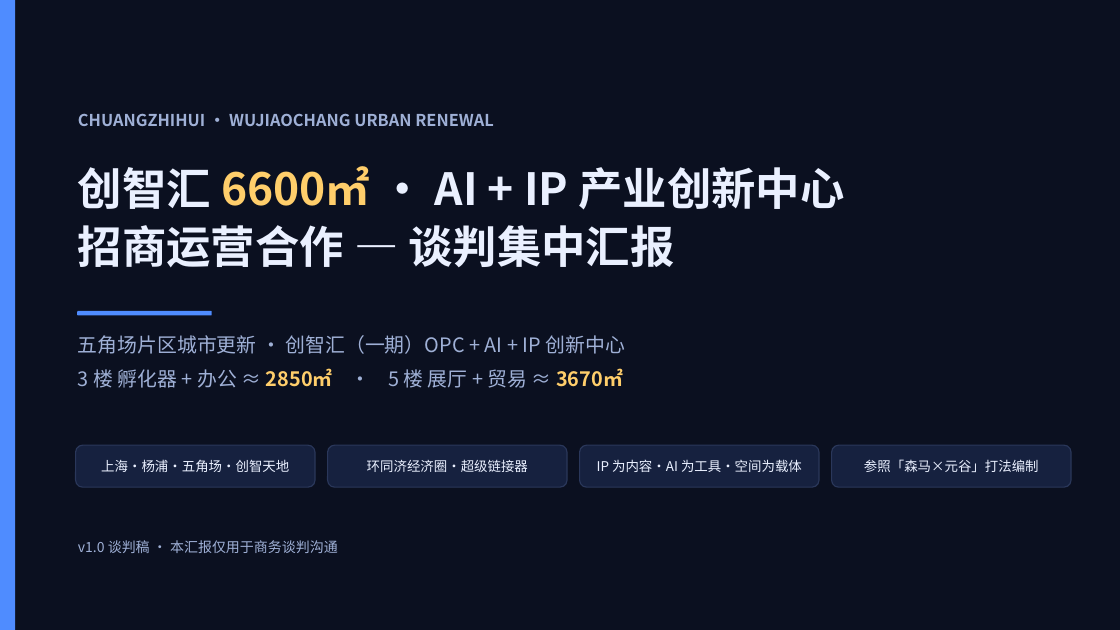
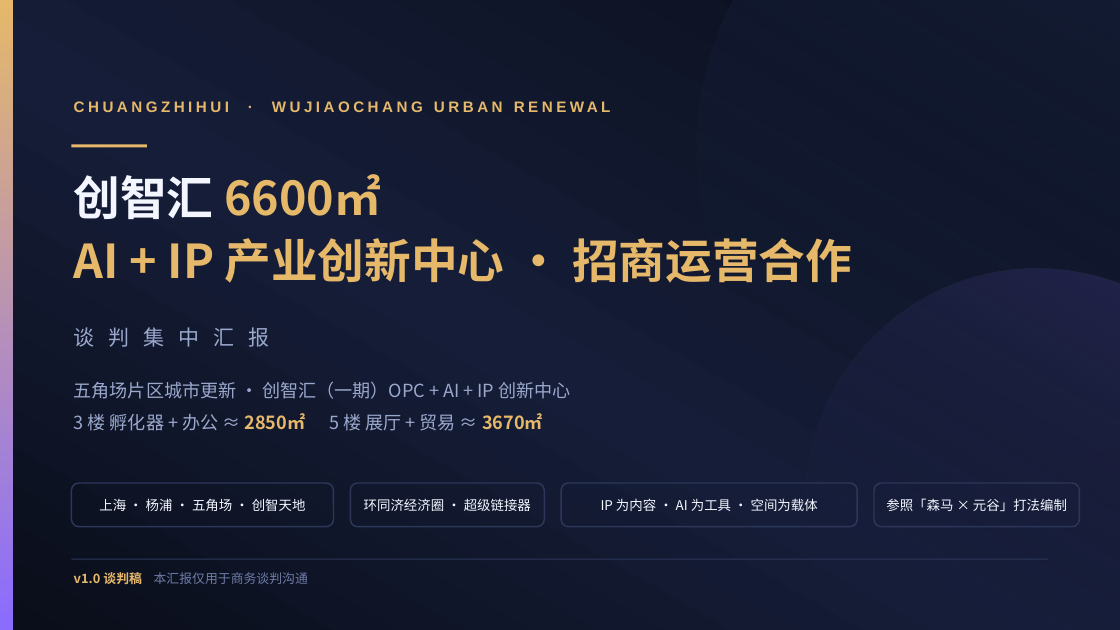
Before and after one commit to hujigang2010-maker/AIDEN, a slide deck: slide 1 of proposal/chuangzhihui-6600-proposal.pptx. Drawn at 1120x630 pixels with LibreOffice and Linux fonts; fonts in the diff are those of the drawing. Boxes give left, top, right and bottom in pixels: in the first picture for what was removed or moved away, otherwise in the second. Text is boxed around its words. In the diff, an @@ line names an element or a change of style, - is before the commit and + after.

```diff
--- a/proposal/chuangzhihui-6600-proposal.pptx
+++ b/proposal/chuangzhihui-6600-proposal.pptx
@@ rectangle at [0, 0, 1120, 630]: fill #0B1020 to gradient #0A0E1A to #151D38 @@
@@ rectangle at [0, 0, 13, 630]: fill #4F8CFF to gradient #E6B86A to #8A6CFF @@
@@ ellipse added at [697, 0, 1120, 462], fill gradient #5B8CFF to #0A0E1A @@
@@ text "CHUANGZHIHUI · WUJIAOCHANG URBAN RENEWAL": place and size @@
-text "CHUANGZHIHUI · WUJIAOCHANG URBAN RENEWAL" at [78, 113, 493, 126]
+text "CHUANGZHIHUI · WUJIAOCHANG URBAN RENEWAL" at [74, 101, 229, 112]
@@ text "CHUANGZHIHUI · WUJIAOCHANG URBAN RENEWAL" at [74, 101, 229, 112]: size 14 to 13 pt, font Noto Sans CJK SC to Arial, text colour #9FB0D6 to #E6B86A, letter spacing 0 to 3 pt @@
@@ rectangle added at [71, 145, 147, 147], fill #E6B86A @@
@@ text at [74, 174, 852, 283]: text changed; size 38 to 40 pt; text colour #EAF0FF to #F3F6FF @@
-创智汇 6600㎡ · AI + IP 产业创新中心
-招商运营合作 — 谈判集中汇报
+创智汇 6600㎡
+AI + IP 产业创新中心 · 招商运营合作
@@ ellipse added at [807, 269, 1120, 630], fill gradient #8A6CFF to #0A0E1A @@
@@ text added at [74, 327, 270, 347], 18 pt, text #9AA8CC @@
+谈 判 集 中 汇 报
@@ rounded rectangle removed at [77, 311, 212, 316] @@
@@ text at [74, 381, 570, 431]: text changed; size 17 to 15.5 pt; text colour #9FB0D6 to #9AA8CC @@
-五角场片区城市更新 · 创智汇（一期）OPC + AI + IP 创新中心
-3 楼 孵化器 + 办公 ≈ 2850㎡ · 5 楼 展厅 + 贸易 ≈ 3670㎡
+五角场片区城市更新 · 创智汇（一期）OPC + AI + IP 创新中心
+3 楼 孵化器 + 办公 ≈ 2850㎡ 5 楼 展厅 + 贸易 ≈ 3670㎡
@@ rounded rectangle removed at [76, 445, 315, 487] @@
@@ rounded rectangle: place and size @@
-rounded rectangle at [328, 445, 567, 487]
+rounded rectangle at [71, 483, 334, 527]
@@ text at [99, 498, 306, 511]: text changed; text colour #EAF0FF to #F3F6FF @@
-上海·杨浦·五角场·创智天地
+上海 · 杨浦 · 五角场 · 创智天地
@@ fill #16213F to none; outline #2A375A 1 pt to #2C3759 1.25 pt in 3 elements at [71, 483, 334, 527], [561, 483, 857, 527], [350, 483, 544, 527] @@
@@ rounded rectangle: place and size @@
-rounded rectangle at [580, 445, 819, 487]
+rounded rectangle at [350, 483, 544, 527]
@@ text at [364, 498, 531, 511]: text changed; text colour #EAF0FF to #F3F6FF @@
-环同济经济圈·超级链接器
+环同济经济圈 · 超级链接器
@@ rounded rectangle: place and size @@
-rounded rectangle at [832, 445, 1071, 487]
+rounded rectangle at [561, 483, 857, 527]
@@ text at [601, 498, 818, 511]: text changed; text colour #EAF0FF to #F3F6FF @@
-IP 为内容·AI 为工具·空间为载体
+IP 为内容 · AI 为工具 · 空间为载体
@@ rounded rectangle added at [874, 483, 1079, 527], outline #2C3759 1.25 pt @@
@@ text at [886, 498, 1067, 511]: text changed; text colour #EAF0FF to #F3F6FF @@
-参照「森马×元谷」打法编制
+参照「森马 × 元谷」打法编制
@@ rectangle added at [71, 559, 1049, 560], fill #2C3759 @@
@@ text at [74, 572, 308, 584]: text changed; size 12 to 11 pt; text colour #9FB0D6 to #6E7CA6 @@
-v1.0 谈判稿 · 本汇报仅用于商务谈判沟通
+v1.0 谈判稿 本汇报仅用于商务谈判沟通
```
Also in this commit, not shown: 13 other slides changed, 7 slides added, 2 other files.
